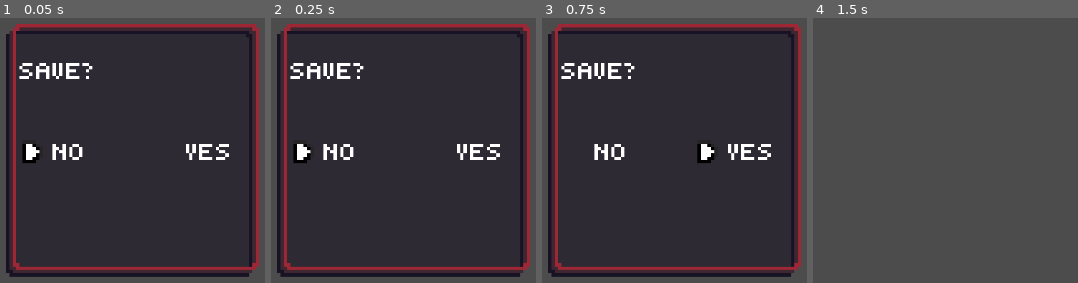
Above: before the commit, frames 1-4 (left to right).
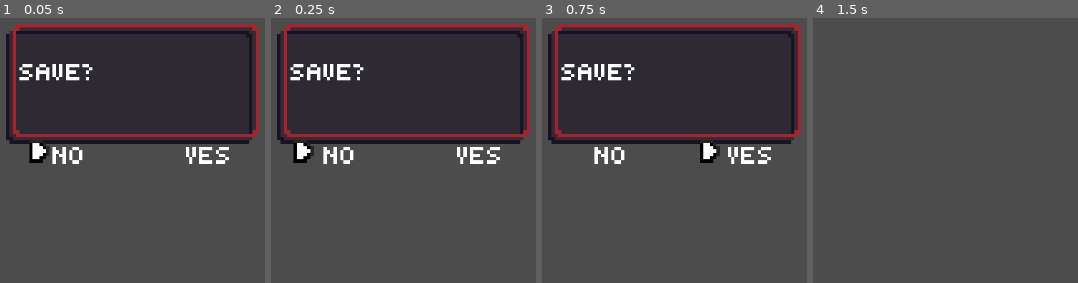
Above: after the commit, the same moments.

Repository: htimsekim/gobbo
Game: Godot game, scene res://src/UI/saveConfirm.tscn
The game is run twice, just before and just after one commit, with the same random seed, the same clock (stepped at 60 frames per second) and the same inputs. This scene is started directly instead of the project's main scene.
Inputs (mouse positions are in pixels of both pictures, inside the frame that each line leads up to):
- Up to frame 1 (0.05 s): no input
- Up to frame 2 (0.25 s): no input
- Up to frame 3 (0.75 s): move the mouse to (outside the picture) at 0.52 s; hold Right (move_right) from 0.53 s (still down); hold S (crouch) from 0.53 s (still down); click (outside the picture) at 0.67 s
- Up to frame 4 (1.5 s): tap Space (jump) at 0.77 s; release Right (move_right) at 1.25 s; release S (crouch) at 1.25 s; tap Enter at 1.25 s; drag from (1019, 230) to (outside the picture) at 1.27 s

The runs differ from the first frame. In frame 1, 49% of the frame differs, in the area x 2-98%, y 16-98%; in frame 2, 49%; in frame 3, 49%; in frame 4, nothing differs.
Error in both runs: Invalid get index 'filename' (on base: 'Nil'). (res://src/Main/Global.gd:62)

Commit message:
savebox config

Diff:
--- a/assets/art/tileset/tileset.tres
+++ b/assets/art/tileset/tileset.tres
@@ -723,11 +723,6 @@
 2/autotile/z_index_map = [  ]
 2/occluder_offset = Vector2( 0, 0 )
 2/navigation_offset = Vector2( 0, 0 )
-2/shape_offset = Vector2( 0, 0 )
-2/shape_transform = Transform2D( 1, 0, 0, 1, 0, 0 )
-2/shape = SubResource( 66 )
-2/shape_one_way = false
-2/shape_one_way_margin = 1.0
 2/shapes = [ {
 "autotile_coord": Vector2( 0, 0 ),
 "one_way": false,
@@ -1027,11 +1022,6 @@
 4/autotile/z_index_map = [  ]
 4/occluder_offset = Vector2( 0, 0 )
 4/navigation_offset = Vector2( 0, 0 )
-4/shape_offset = Vector2( 0, 0 )
-4/shape_transform = Transform2D( 1, 0, 0, 1, 0, 0 )
-4/shape = SubResource( 176 )
-4/shape_one_way = true
-4/shape_one_way_margin = 1.0
 4/shapes = [ {
 "autotile_coord": Vector2( 0, 0 ),
 "one_way": true,
@@ -1048,11 +1038,6 @@
 5/tile_mode = 0
 5/occluder_offset = Vector2( 0, 0 )
 5/navigation_offset = Vector2( 0, 0 )
-5/shape_offset = Vector2( 0, 0 )
-5/shape_transform = Transform2D( 1, 0, 0, 1, 0, 0 )
-5/shape = SubResource( 177 )
-5/shape_one_way = true
-5/shape_one_way_margin = 1.0
 5/shapes = [ {
 "autotile_coord": Vector2( 0, 0 ),
 "one_way": true,
@@ -1078,11 +1063,6 @@
 7/autotile/z_index_map = [  ]
 7/occluder_offset = Vector2( 0, 0 )
 7/navigation_offset = Vector2( 0, 0 )
-7/shape_offset = Vector2( 0, 0 )
-7/shape_transform = Transform2D( 1, 0, 0, 1, 0, 0 )
-7/shape = SubResource( 178 )
-7/shape_one_way = false
-7/shape_one_way_margin = 1.0
 7/shapes = [ {
 "autotile_coord": Vector2( 0, 0 ),
 "one_way": false,
@@ -1384,11 +1364,6 @@
 8/autotile/z_index_map = [  ]
 8/occluder_offset = Vector2( 0, 0 )
 8/navigation_offset = Vector2( 0, 0 )
-8/shape_offset = Vector2( 0, 0 )
-8/shape_transform = Transform2D( 1, 0, 0, 1, 0, 0 )
-8/shape = SubResource( 225 )
-8/shape_one_way = true
-8/shape_one_way_margin = 1.0
 8/shapes = [ {
 "autotile_coord": Vector2( 0, 0 ),
 "one_way": true,
@@ -1430,11 +1405,6 @@
 9/autotile/z_index_map = [  ]
 9/occluder_offset = Vector2( 0, 0 )
 9/navigation_offset = Vector2( 0, 0 )
-9/shape_offset = Vector2( 0, 0 )
-9/shape_transform = Transform2D( 1, 0, 0, 1, 0, 0 )
-9/shape = SubResource( 229 )
-9/shape_one_way = true
-9/shape_one_way_margin = 1.0
 9/shapes = [ {
 "autotile_coord": Vector2( 11, 1 ),
 "one_way": true,
@@ -1466,11 +1436,6 @@
 10/autotile/z_index_map = [  ]
 10/occluder_offset = Vector2( 0, 0 )
 10/navigation_offset = Vector2( 0, 0 )
-10/shape_offset = Vector2( 0, 0 )
-10/shape_transform = Transform2D( 1, 0, 0, 1, 0, 0 )
-10/shape = SubResource( 1 )
-10/shape_one_way = false
-10/shape_one_way_margin = 1.0
 10/shapes = [ {
 "autotile_coord": Vector2( 0, 0 ),
 "one_way": false,
@@ -1788,10 +1753,6 @@
 11/autotile/z_index_map = [  ]
 11/occluder_offset = Vector2( 0, 0 )
 11/navigation_offset = Vector2( 0, 0 )
-11/shape_offset = Vector2( 0, 0 )
-11/shape_transform = Transform2D( 1, 0, 0, 1, 0, 0 )
-11/shape_one_way = false
-11/shape_one_way_margin = 0.0
 11/shapes = [  ]
 11/z_index = 0
 12/name = "tree.png 12"
@@ -1811,10 +1772,6 @@
 12/autotile/z_index_map = [  ]
 12/occluder_offset = Vector2( 0, 0 )
 12/navigation_offset = Vector2( 0, 0 )
-12/shape_offset = Vector2( 0, 0 )
-12/shape_transform = Transform2D( 1, 0, 0, 1, 0, 0 )
-12/shape_one_way = false
-12/shape_one_way_margin = 0.0
 12/shapes = [  ]
 12/z_index = 0
 14/name = "collision.png 14"
@@ -1832,11 +1789,6 @@
 14/autotile/z_index_map = [  ]
 14/occluder_offset = Vector2( 0, 0 )
 14/navigation_offset = Vector2( 0, 0 )
-14/shape_offset = Vector2( 0, 0 )
-14/shape_transform = Transform2D( 1, 0, 0, 1, 0, 0 )
-14/shape = SubResource( 51 )
-14/shape_one_way = false
-14/shape_one_way_margin = 1.0
 14/shapes = [ {
 "autotile_coord": Vector2( 2, 0 ),
 "one_way": false,
@@ -1937,10 +1889,6 @@
 15/tile_mode = 0
 15/occluder_offset = Vector2( 0, 0 )
 15/navigation_offset = Vector2( 0, 0 )
-15/shape_offset = Vector2( 0, 0 )
-15/shape_transform = Transform2D( 1, 0, 0, 1, 0, 0 )
-15/shape_one_way = false
-15/shape_one_way_margin = 0.0
 15/shapes = [  ]
 15/z_index = 0
 16/name = "tree shell"
@@ -1960,10 +1908,6 @@
 16/autotile/z_index_map = [  ]
 16/occluder_offset = Vector2( 0, 0 )
 16/navigation_offset = Vector2( 0, 0 )
-16/shape_offset = Vector2( 0, 0 )
-16/shape_transform = Transform2D( 1, 0, 0, 1, 0, 0 )
-16/shape_one_way = false
-16/shape_one_way_margin = 0.0
 16/shapes = [  ]
 16/z_index = 0
 17/name = "tree bg"
@@ -1983,10 +1927,6 @@
 17/autotile/z_index_map = [  ]
 17/occluder_offset = Vector2( 0, 0 )
 17/navigation_offset = Vector2( 0, 0 )
-17/shape_offset = Vector2( 0, 0 )
-17/shape_transform = Transform2D( 1, 0, 0, 1, 0, 0 )
-17/shape_one_way = false
-17/shape_one_way_margin = 0.0
 17/shapes = [  ]
 17/z_index = 0
 18/name = "tree.png 18"
@@ -2004,10 +1944,6 @@
 18/autotile/z_index_map = [  ]
 18/occluder_offset = Vector2( 0, 0 )
 18/navigation_offset = Vector2( 0, 0 )
-18/shape_offset = Vector2( 0, 0 )
-18/shape_transform = Transform2D( 1, 0, 0, 1, 0, 0 )
-18/shape_one_way = false
-18/shape_one_way_margin = 0.0
 18/shapes = [  ]
 18/z_index = 0
 19/name = "limit.png 19"
@@ -2018,10 +1954,6 @@
 19/tile_mode = 0
 19/occluder_offset = Vector2( 0, 0 )
 19/navigation_offset = Vector2( 0, 0 )
-19/shape_offset = Vector2( 0, 0 )
-19/shape_transform = Transform2D( 1, 0, 0, 1, 0, 0 )
-19/shape_one_way = false
-19/shape_one_way_margin = 0.0
 19/shapes = [  ]
 19/z_index = 0
 21/name = "tree.png 21"
@@ -2032,10 +1964,6 @@
 21/tile_mode = 0
 21/occluder_offset = Vector2( 0, 0 )
 21/navigation_offset = Vector2( 0, 0 )
-21/shape_offset = Vector2( 0, 0 )
-21/shape_transform = Transform2D( 1, 0, 0, 1, 0, 0 )
-21/shape_one_way = false
-21/shape_one_way_margin = 0.0
 21/shapes = [  ]
 21/z_index = 0
 22/name = "tree.png 22"
@@ -2055,11 +1983,6 @@
 22/autotile/z_index_map = [  ]
 22/occluder_offset = Vector2( 0, 0 )
 22/navigation_offset = Vector2( 0, 0 )
-22/shape_offset = Vector2( 0, 0 )
-22/shape_transform = Transform2D( 1, 0, 0, 1, 0, 0 )
-22/shape = SubResource( 113 )
-22/shape_one_way = true
-22/shape_one_way_margin = 1.0
 22/shapes = [ {
 "autotile_coord": Vector2( 0, 0 ),
 "one_way": true,
@@ -2101,11 +2024,6 @@
 23/autotile/z_index_map = [  ]
 23/occluder_offset = Vector2( 0, 0 )
 23/navigation_offset = Vector2( 0, 0 )
-23/shape_offset = Vector2( 0, 0 )
-23/shape_transform = Transform2D( 1, 0, 0, 1, 0, 0 )
-23/shape = SubResource( 117 )
-23/shape_one_way = true
-23/shape_one_way_margin = 1.0
 23/shapes = [ {
 "autotile_coord": Vector2( 1, 1 ),
 "one_way": true,
@@ -2147,11 +2065,6 @@
 24/autotile/z_index_map = [  ]
 24/occluder_offset = Vector2( 0, 0 )
 24/navigation_offset = Vector2( 0, 0 )
-24/shape_offset = Vector2( 0, 0 )
-24/shape_transform = Transform2D( 1, 0, 0, 1, 0, 0 )
-24/shape = SubResource( 121 )
-24/shape_one_way = false
-24/shape_one_way_margin = 1.0
 24/shapes = [ {
 "autotile_coord": Vector2( 0, 1 ),
 "one_way": false,
@@ -2187,10 +2100,6 @@
 25/autotile/z_index_map = [  ]
 25/occluder_offset = Vector2( 0, 0 )
 25/navigation_offset = Vector2( 0, 0 )
-25/shape_offset = Vector2( 0, 0 )
-25/shape_transform = Transform2D( 1, 0, 0, 1, 0, 0 )
-25/shape_one_way = false
-25/shape_one_way_margin = 0.0
 25/shapes = [  ]
 25/z_index = 0
 26/name = "tree.png 26"
@@ -2208,11 +2117,6 @@
 26/autotile/z_index_map = [  ]
 26/occluder_offset = Vector2( 0, 0 )
 26/navigation_offset = Vector2( 0, 0 )
-26/shape_offset = Vector2( 0, 0 )
-26/shape_transform = Transform2D( 1, 0, 0, 1, 0, 0 )
-26/shape = SubResource( 124 )
-26/shape_one_way = false
-26/shape_one_way_margin = 1.0
 26/shapes = [ {
 "autotile_coord": Vector2( 0, 1 ),
 "one_way": false,
@@ -2236,10 +2140,6 @@
 27/autotile/z_index_map = [  ]
 27/occluder_offset = Vector2( 0, 0 )
 27/navigation_offset = Vector2( 0, 0 )
-27/shape_offset = Vector2( 0, 0 )
-27/shape_transform = Transform2D( 1, 0, 0, 1, 0, 0 )
-27/shape_one_way = false
-27/shape_one_way_margin = 0.0
 27/shapes = [  ]
 27/z_index = 0
 28/name = "lift.png 28"
@@ -2250,10 +2150,6 @@
 28/tile_mode = 0
 28/occluder_offset = Vector2( 0, 0 )
 28/navigation_offset = Vector2( 0, 0 )
-28/shape_offset = Vector2( 0, 0 )
-28/shape_transform = Transform2D( 1, 0, 0, 1, 0, 0 )
-28/shape_one_way = false
-28/shape_one_way_margin = 0.0
 28/shapes = [  ]
 28/z_index = 0
 29/name = "lift-edges.png 29"
@@ -2264,10 +2160,6 @@
 29/tile_mode = 0
 29/occluder_offset = Vector2( 0, 0 )
 29/navigation_offset = Vector2( 0, 0 )
-29/shape_offset = Vector2( 0, 0 )
-29/shape_transform = Transform2D( 1, 0, 0, 1, 0, 0 )
-29/shape_one_way = false
-29/shape_one_way_margin = 0.0
 29/shapes = [  ]
 29/z_index = 0
 30/name = "cavebg.png 30"
@@ -2278,10 +2170,6 @@
 30/tile_mode = 0
 30/occluder_offset = Vector2( 0, 0 )
 30/navigation_offset = Vector2( 0, 0 )
-30/shape_offset = Vector2( 0, 0 )
-30/shape_transform = Transform2D( 1, 0, 0, 1, 0, 0 )
-30/shape_one_way = false
-30/shape_one_way_margin = 0.0
 30/shapes = [  ]
 30/z_index = 0
 31/name = "cavebg2.png 31"
@@ -2292,10 +2180,6 @@
 31/tile_mode = 0
 31/occluder_offset = Vector2( 0, 0 )
 31/navigation_offset = Vector2( 0, 0 )
-31/shape_offset = Vector2( 0, 0 )
-31/shape_transform = Transform2D( 1, 0, 0, 1, 0, 0 )
-31/shape_one_way = false
-31/shape_one_way_margin = 0.0
 31/shapes = [  ]
 31/z_index = 0
 32/name = "crystal.png 32"
@@ -2315,11 +2199,6 @@
 32/autotile/z_index_map = [  ]
 32/occluder_offset = Vector2( 0, 0 )
 32/navigation_offset = Vector2( 0, 0 )
-32/shape_offset = Vector2( 0, 0 )
-32/shape_transform = Transform2D( 1, 0, 0, 1, 0, 0 )
-32/shape = SubResource( 125 )
-32/shape_one_way = false
-32/shape_one_way_margin = 1.0
 32/shapes = [ {
 "autotile_coord": Vector2( 0, 0 ),
 "one_way": false,
@@ -2621,11 +2500,6 @@
 33/autotile/z_index_map = [  ]
 33/occluder_offset = Vector2( 0, 0 )
 33/navigation_offset = Vector2( 0, 0 )
-33/shape_offset = Vector2( 0, 0 )
-33/shape_transform = Transform2D( 1, 0, 0, 1, 0, 0 )
-33/shape = SubResource( 172 )
-33/shape_one_way = true
-33/shape_one_way_margin = 1.0
 33/shapes = [ {
 "autotile_coord": Vector2( 0, 0 ),
 "one_way": true,
--- a/project.godot
+++ b/project.godot
@@ -24,7 +24,7 @@
 "language": "GDScript",
 "path": "res://Character.gd"
 }, {
-"base": "Reference",
+"base": "Character",
 "class": "Crawler",
 "language": "GDScript",
 "path": "res://src/characters/enemycrawler.gd"
@@ -34,37 +34,37 @@
 "language": "GDScript",
 "path": "res://addons/aseprite_importer/classes/EditorTheme.gd"
 }, {
-"base": "Reference",
+"base": "Character",
 "class": "EnemyBat",
 "language": "GDScript",
 "path": "res://src/characters/enemybat.gd"
 }, {
-"base": "Reference",
+"base": "enemypatrolFLY",
 "class": "Oculon",
 "language": "GDScript",
 "path": "res://src/characters/enemyoculon.gd"
 }, {
-"base": "Reference",
+"base": "Character",
 "class": "Player",
 "language": "GDScript",
 "path": "res://src/characters/Player.gd"
 }, {
-"base": "Reference",
+"base": "enemypatrol",
 "class": "Skeleman",
 "language": "GDScript",
 "path": "res://src/characters/enemyskeleman.gd"
 }, {
-"base": "Reference",
+"base": "enemypatrol",
 "class": "SkelemanWalker",
 "language": "GDScript",
 "path": "res://src/characters/enemyskeleman-walker.gd"
 }, {
-"base": "Reference",
+"base": "Character",
 "class": "enemypatrol",
 "language": "GDScript",
 "path": "res://src/characters/enemypatrol.gd"
 }, {
-"base": "Reference",
+"base": "KinematicBody2D",
 "class": "enemypatrolFLY",
 "language": "GDScript",
 "path": "res://src/characters/enemypatrolFLY.gd"
--- a/src/UI/saveConfirm.gd
+++ b/src/UI/saveConfirm.gd
@@ -2,15 +2,15 @@
 
 onready var conChoice = ""
 func _ready():
-	get_node("NinePatchRect/Sprite").position = Vector2(20,51)
+	get_node("Sprite").position = Vector2(160,406)
 
 func _process(_delta):
 	if Input.is_action_pressed("move_right"):
 		conChoice = "Yes"
-		get_node("NinePatchRect/Sprite").position = Vector2(60,51)
+		get_node("Sprite").position = Vector2(485,406)
 	if Input.is_action_pressed("move_left"):
 		conChoice = "No"
-		get_node("NinePatchRect/Sprite").position = Vector2(20,51)
+		get_node("Sprite").position = Vector2(160,406)
 	if Input.is_action_pressed("jump"):
 		if conChoice == "Yes":
 			Global.save_game("GinaTest")
--- a/src/UI/saveConfirm.tscn
+++ b/src/UI/saveConfirm.tscn
@@ -11,13 +11,41 @@
 [sub_resource type="DynamicFont" id=2]
 font_data = ExtResource( 3 )
 
+[sub_resource type="Animation" id=3]
+length = 0.5
+loop = true
+tracks/0/type = "value"
+tracks/0/path = NodePath(".:region_rect")
+tracks/0/interp = 0
+tracks/0/loop_wrap = true
+tracks/0/imported = false
+tracks/0/enabled = true
+tracks/0/keys = {
+"times": PoolRealArray( 0, 0.25 ),
+"transitions": PoolRealArray( 1, 1 ),
+"update": 0,
+"values": [ Rect2( 60, 0, 10, 10 ), Rect2( 70, 0, 10, 10 ) ]
+}
+tracks/1/type = "value"
+tracks/1/path = NodePath(".:offset")
+tracks/1/interp = 0
+tracks/1/loop_wrap = true
+tracks/1/imported = false
+tracks/1/enabled = true
+tracks/1/keys = {
+"times": PoolRealArray( 0, 0.25 ),
+"transitions": PoolRealArray( 1, 1 ),
+"update": 0,
+"values": [ Vector2( 0, 0 ), Vector2( 0, 0 ) ]
+}
+
 [node name="saveConfirm" type="CanvasLayer"]
 pause_mode = 2
 script = ExtResource( 4 )
 
 [node name="NinePatchRect" type="NinePatchRect" parent="."]
 margin_right = 100.0
-margin_bottom = 100.0
+margin_bottom = 60.0
 rect_scale = Vector2( 8, 8 )
 texture = ExtResource( 2 )
 patch_margin_left = 16
@@ -33,17 +61,16 @@
 margin_top = 14.3063
 margin_right = 85.6625
 margin_bottom = 34.3063
-rect_scale = Vector2( 1, 0.972974 )
 __meta__ = {
 "_edit_use_anchors_": false
 }
 
 [node name="Control" type="Control" parent="NinePatchRect/VBoxContainer"]
-margin_right = 70.0
+margin_right = 424.0
 
 [node name="Label" type="Label" parent="NinePatchRect/VBoxContainer/Control"]
 margin_top = 4.0
-margin_right = 66.0
+margin_right = 424.0
 margin_bottom = 16.0
 custom_fonts/font = SubResource( 1 )
 text = "save?"
@@ -53,7 +80,7 @@
 
 [node name="HBoxContainer" type="HBoxContainer" parent="NinePatchRect/VBoxContainer"]
 margin_top = 4.0
-margin_right = 70.0
+margin_right = 424.0
 margin_bottom = 4.0
 custom_constants/separation = 200
 
@@ -73,16 +100,21 @@
 [node name="Label2" type="Label" parent="NinePatchRect/VBoxContainer/HBoxContainer/Control"]
 margin_left = 10.0
 margin_top = 25.0
-margin_bottom = 15.0
+margin_right = 20.0
+margin_bottom = 37.0
 custom_fonts/font = SubResource( 2 )
 text = "No"
 __meta__ = {
 "_edit_use_anchors_": false
 }
 
-[node name="Sprite" type="Sprite" parent="NinePatchRect"]
-position = Vector2( 20, 51 )
-scale = Vector2( 1, 0.972974 )
+[node name="Sprite" type="Sprite" parent="."]
+position = Vector2( 160.83, 404.834 )
+scale = Vector2( 8, 8 )
 texture = ExtResource( 1 )
-hframes = 8
-frame = 7
+region_enabled = true
+region_rect = Rect2( 60, 0, 10, 10 )
+
+[node name="AnimationPlayer" type="AnimationPlayer" parent="Sprite"]
+autoplay = "right"
+anims/right = SubResource( 3 )
--- a/src/characters/Player.tscn
+++ b/src/characters/Player.tscn
@@ -6,7 +6,7 @@
 [ext_resource path="res://assets/art/ui/animated-cursor-arrow.png" type="Texture" id=6]
 
 [sub_resource type="RectangleShape2D" id=1]
-extents = Vector2( 5.5441, 8.25819 )
+extents = Vector2( 5.544, 8.36 )
 
 [sub_resource type="Animation" id=2]
 length = 0.5
@@ -406,8 +406,8 @@
 collision_mask = 2
 
 [node name="CollisionShape2D" type="CollisionShape2D" parent="."]
-position = Vector2( 0.838, 0.3 )
-scale = Vector2( 0.8, 1.055 )
+position = Vector2( 0.838, 1.2 )
+scale = Vector2( 0.8, 0.95 )
 shape = SubResource( 1 )
 
 [node name="Sprite" type="Sprite" parent="."]
--- a/src/levels/gobmines.tscn
+++ b/src/levels/gobmines.tscn
@@ -24,7 +24,7 @@
 tile_data = PoolIntArray( -917527, 10, 0, -917526, 10, 1, -917525, 10, 1, -917524, 10, 1, -917523, 10, 1, -917522, 10,  …(47874 unchanged characters)…
 
 [node name="spawn1" type="Node2D" parent="level/spawns" index="0"]
-position = Vector2( 1113.03, 286.654 )
+position = Vector2( 1118.69, 294.578 )
 
 [node name="spawn2" type="Node2D" parent="level/spawns" index="1"]
 position = Vector2( 1114.37, 0.565399 )
Not shown: 1 places in src/UI/saveConfirm.tscn that only renumber resources
